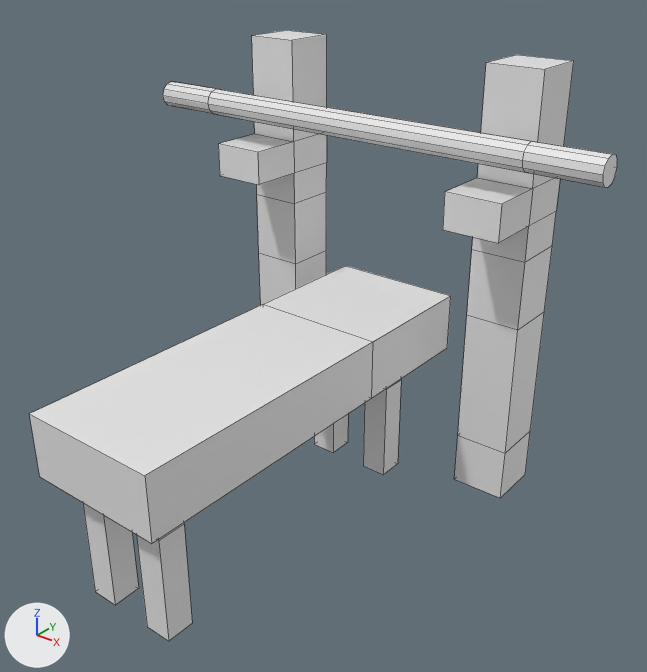
Renders of the FBX model Assets/Models/Fbx/bench.fbx from each side of a commit.
One viewpoint serves both versions: a camera (50 mm lens) standing at (7.28, -9.92, 6.35) and looking at (0.57, -1.53, 1.15). Arrows for +X, +Y and +Z are at lower left; the lights stay in place. Mesh edges are drawn as thin lines. Where no turn or scale is listed for an object, it has been applied to the vertices.
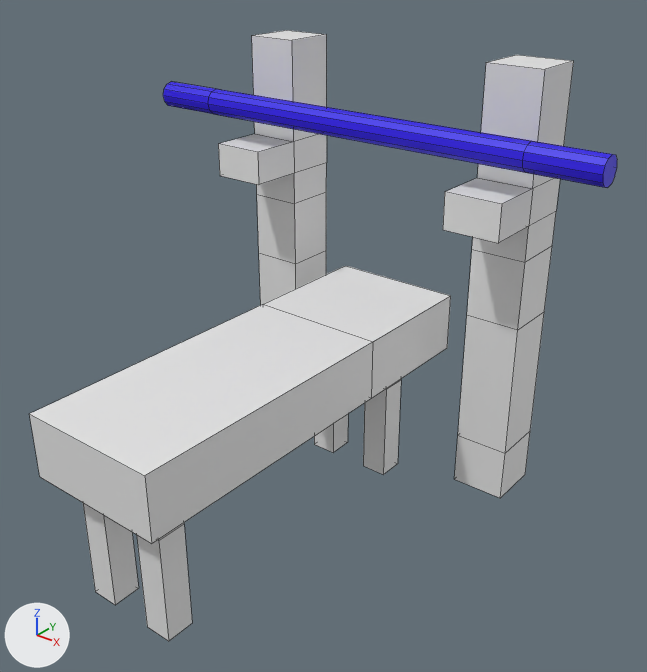
Location of each change, (x1, y1, x2, y2) in pixels of the pictures (647 x 672 px):
'Cylinder.004', recoloured (white to blue): (163, 82, 617, 188) in both

What changed in the scene script:
```text
Add mat_material_001:
    mat_material_001 = principled_material('Material.001')
    mat_material_001.base_color = (0.0195, 0.0, 0.8)  # blue #2600e7
Change me_cylinder_006:
    where me_cylinder_006.from_pydata(...)  # 48 vertices, 38 faces; spans x -5.69..1.57, y -0.25..0.13, z -0.23..0.16
    add me_cylinder_006.materials.append(mat_material_001)  # blue #2600e7
```
